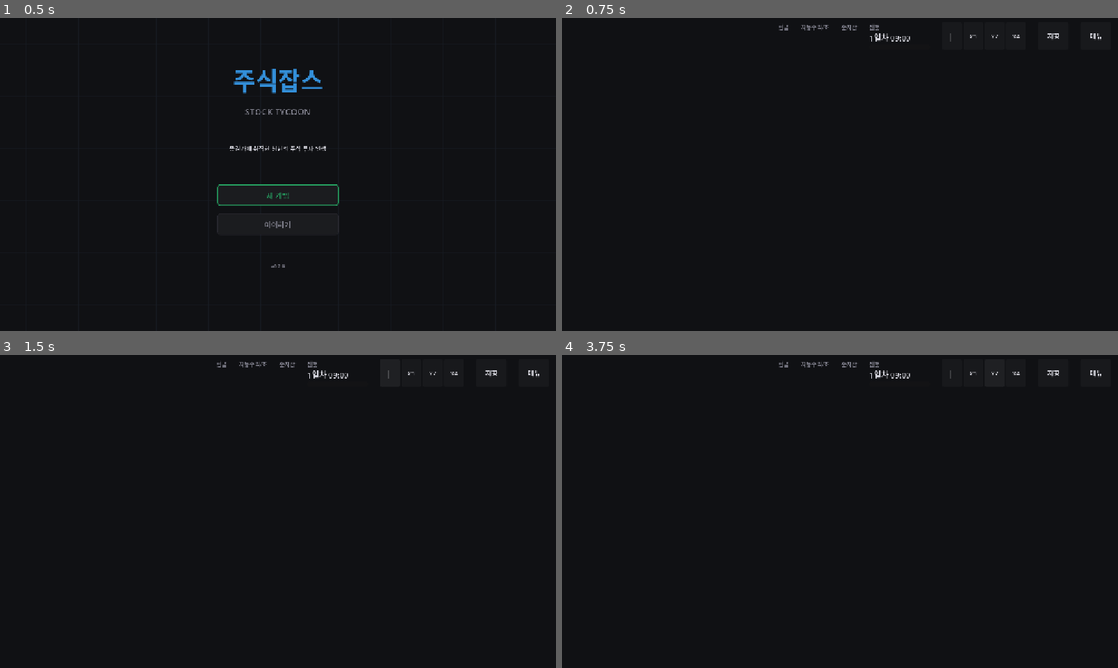
Above: before the commit, frames 1-4 (two rows, left to right).
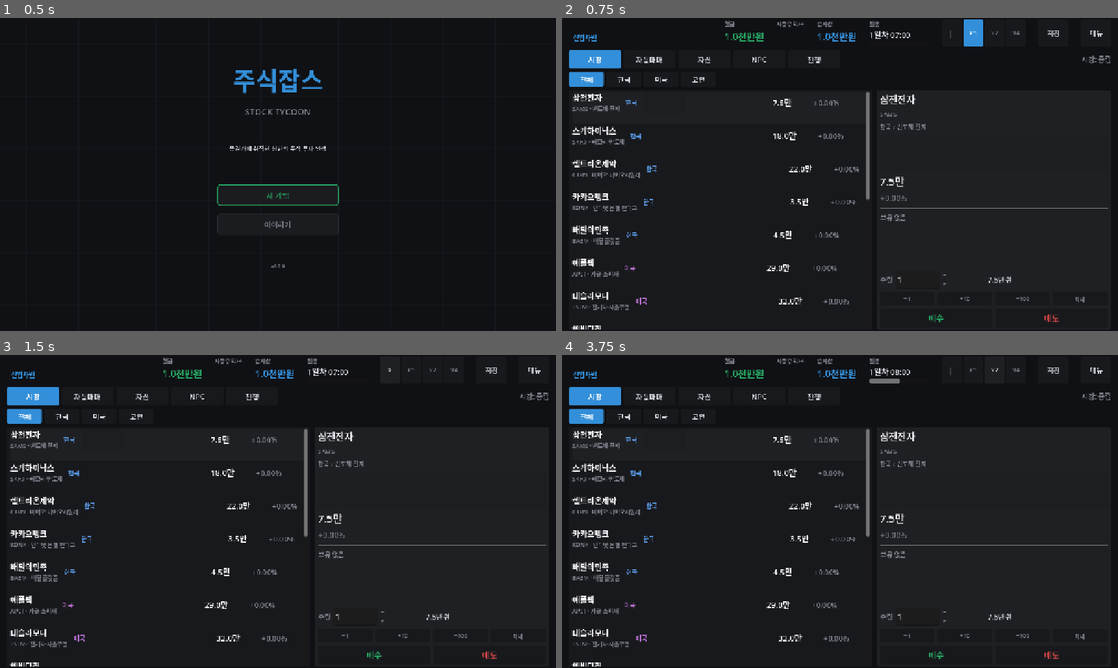
Above: after the commit, the same moments.

Repository: jettiy/StockTycoon
Game: Godot game, scene res://scenes/boot.tscn
Same seed, same stepped clock (60 frames per second), same inputs: the game is played once before the commit and once after it.
Inputs:
- Up to frame 1 (0.5 s): no input
- Up to frame 2 (0.75 s): click "새 게임" at 0.5 s
- Up to frame 3 (1.5 s): click "||" at 1.25 s
- Up to frame 4 (3.75 s): click "||" (after the commit: ">") at 2 s; click "x1" at 2.75 s; click "x2" at 3.5 s

Frame 1 is identical in both runs. In frame 2, 5.4% of the frame differs, in the area x 1-99%, y 0-100%; in frame 3, 5.1%; in frame 4, 5.2%.
Error before the commit: Parse Error: Function "_on_time_changed" has the same name as a previously declared function. (res://scripts/MainGame.gd:1685)

Commit message:
fix: _on_time_changed 중복 선언 제거 — 메인 화면 미표시 해결
원인: execute_code 일괄 교체 시 기존 _on_day_progress_changed를
_on_time_changed로 바꿨지만, 원래 _on_time_changed도 남아있어
같은 이름의 함수 2개가 선언되어 Parse Error 발생.

해결: 1685번 줄의 중복 _on_time_changed 제거 (1258번 줄의
함수가 더 완전함 — 주가 UI 갱신 포함).

테스트: 32/32 통과

Diff:
--- a/scripts/MainGame.gd
+++ b/scripts/MainGame.gd
@@ -1682,14 +1682,6 @@
 	_day_label.text = "%d일차 %s" % [d, GameClockManager.get_time_string()]
 
 
-func _on_time_changed(hour: int, minute: int, phase: int) -> void:
-	if _day_label:
-		var day: int = GameManager.player.get("day", 1)
-		_day_label.text = "%d일차 %02d:%02d" % [day, hour, minute]
-	if _day_progress:
-		_day_progress.value = GameClockManager.get_phase_progress()
-
-
 func _on_rank_up(nr: String) -> void:
 	_rank_label.text = "  " + nr
 	_show_toast("승진! → %s" % nr)
